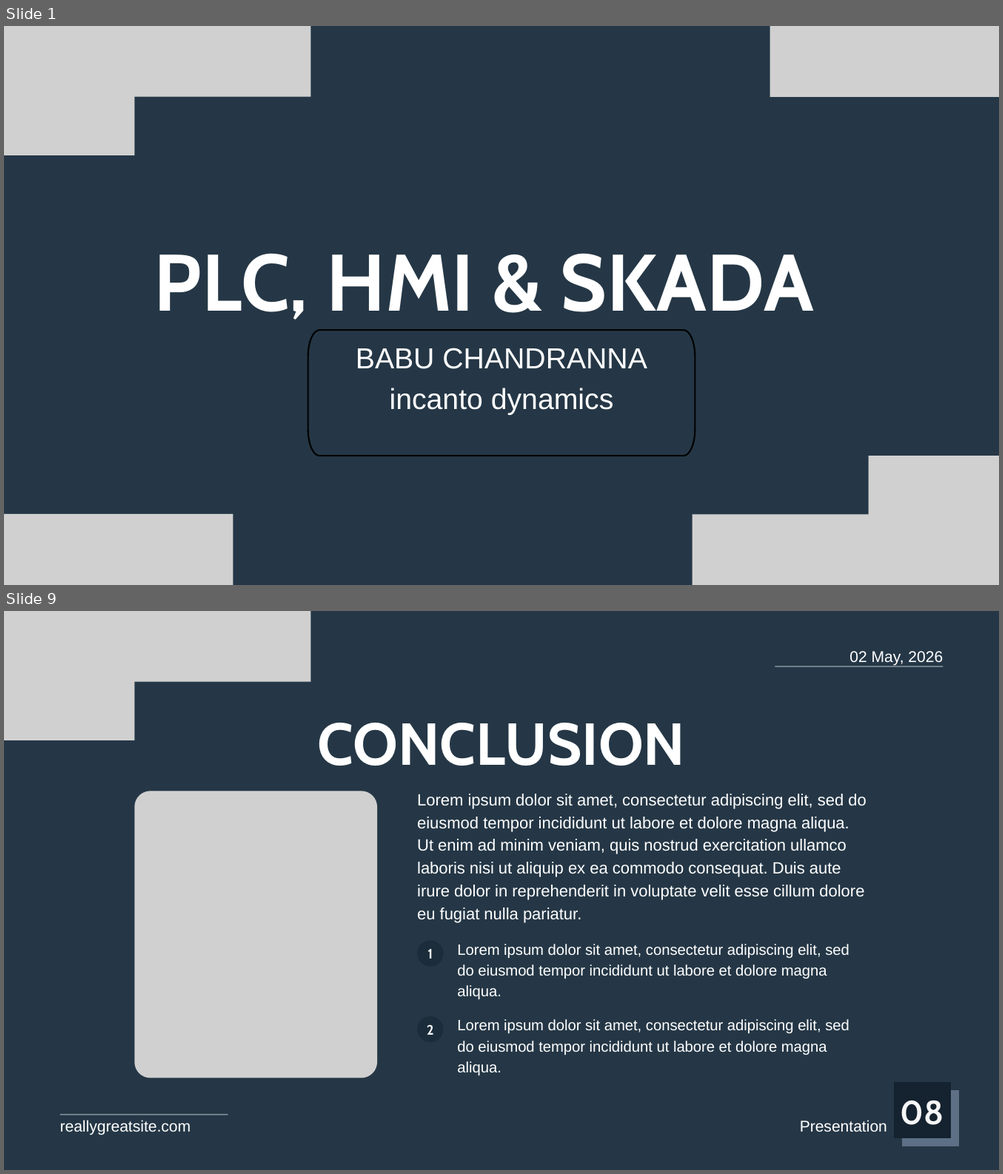
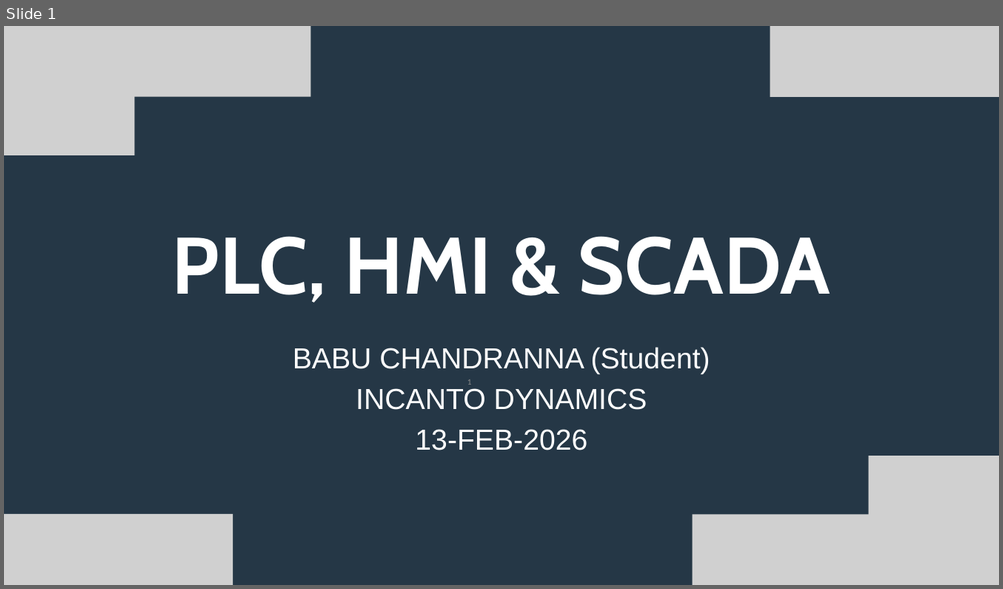
Before and after one commit to babubhare/plc_id, a slide deck: presentation/id_plc_hmi_scada.pptx. Shown one above the other, each under a label of ours: slides 1 and 9 before the commit, slide 1 after it; the slides between them are not shown. The pictures are 1003x1174 and 1003x589 pixels, drawn with LibreOffice and Linux fonts; fonts in the diff are those of the drawing; grey boxes stand for pictures. Boxes give left, top, right and bottom in pixels: in the first picture for what was removed or moved away, otherwise in the second. Text is boxed around its words. In the diff, an @@ line names an element or a change of style, - is before the commit and + after.

```diff
--- a/presentation/id_plc_hmi_scada.pptx
+++ b/presentation/id_plc_hmi_scada.pptx
@@ slide 9 removed at box(4, 611, 999, 1170), background #253746 @@
@@ picture removed at box(4, 611, 311, 682) @@
@@ picture removed at box(4, 653, 135, 741) @@
@@ text removed at box(849, 651, 942, 666) @@
-02 May, 2026
@@ line removed from (775, 667) to (943, 667) @@
@@ text removed at box(318, 723, 686, 766) @@
-CONCLUSION
@@ picture removed at box(134, 791, 377, 1079) @@
@@ text removed at box(417, 794, 865, 923) @@
-Lorem ipsum dolor sit amet, consectetur adipiscing elit, sed do eiusmod tempor incididunt ut labore et dolore magna aliqua. Ut enim ad minim veniam, quis nostrud exercitation ullamco laboris nisi ut aliquip ex ea commodo consequat. Duis aute irure dolor in reprehenderit in voluptate velit esse cillum dolore eu fugiat nulla pariatur.
@@ freeform shape removed at box(417, 941, 443, 966) @@
@@ text removed at box(427, 949, 432, 959) @@
-1
@@ text removed at box(457, 944, 849, 1000) @@
-Lorem ipsum dolor sit amet, consectetur adipiscing elit, sed do eiusmod tempor incididunt ut labore et dolore magna aliqua.
@@ freeform shape removed at box(417, 1017, 443, 1042) @@
@@ text removed at box(427, 1025, 434, 1035) @@
-2
@@ text removed at box(457, 1019, 849, 1076) @@
-Lorem ipsum dolor sit amet, consectetur adipiscing elit, sed do eiusmod tempor incididunt ut labore et dolore magna aliqua.
@@ freeform shape removed at box(893, 1082, 950, 1138) @@
@@ freeform shape removed at box(902, 1091, 959, 1147) @@
@@ line removed from (60, 1115) to (227, 1115) @@
@@ text removed at box(60, 1120, 191, 1136) @@
-reallygreatsite.com
@@ text removed at box(800, 1120, 887, 1132) @@
-Presentation
@@ text removed at box(900, 1101, 944, 1125) @@
-08
@@ slide 1 changed as well @@
@@ text at box(172, 236, 831, 303): text changed @@
-PLC, HMI & SKADA
+PLC, HMI & SCADA
@@ text "BABU CHANDRANNA (Student)" at box(293, 347, 710, 451): vertical alignment top to bottom @@
@@ freeform shape removed at box(308, 330, 694, 456) @@
@@ text at box(293, 347, 710, 451): text changed @@
-BABU CHANDRANNA
-incanto dynamics
+BABU CHANDRANNA (Student)
+INCANTO DYNAMICS
+13-FEB-2026
@@ page number added at box(467, 380, 472, 385), 12 pt, text #8C8C8C @@
+1
```
Also in this commit, not shown: 1 other slide changed, 21 slides added, 7 other slides removed, 1 other file.
